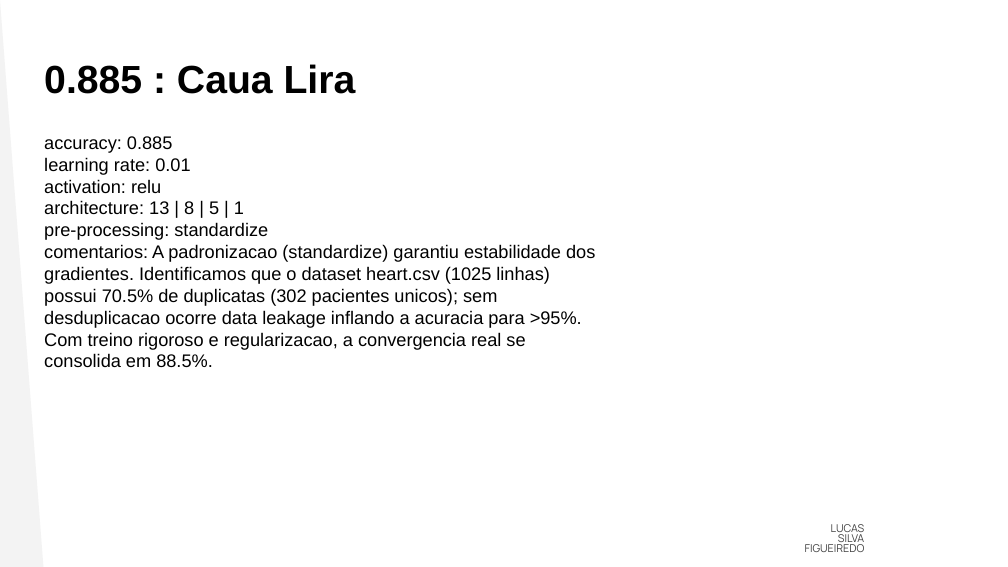
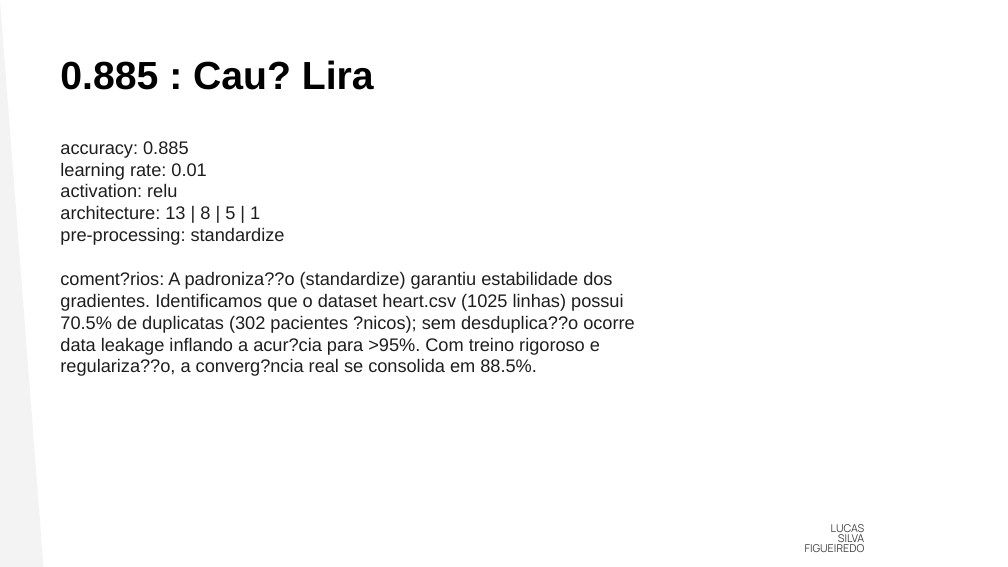
Before and after one commit to lira-labs/workspace, a slide deck: slide 49 of code/mlp_viewer/docs/AI4Good - Pratica - MLP.pptx. Drawn at 1008x567 pixels with LibreOffice and Linux fonts; fonts in the diff are those of the drawing; background and template pictures are left out. Boxes give left, top, right and bottom in pixels: in the first picture for what was removed or moved away, otherwise in the second. Text is boxed around its words. In the diff, an @@ line names an element or a change of style, - is before the commit and + after.

```diff
--- a/code/mlp_viewer/docs/AI4Good - Pratica - MLP.pptx
+++ b/code/mlp_viewer/docs/AI4Good - Pratica - MLP.pptx
@@ text at (60,60,374,90): text changed @@
-0.885 : Caua Lira
+0.885 : Cau? Lira
@@ text at (60,141,285,245): text colour #000000 to #1E1E1E in "accuracy: 0.885", "learning rate: 0.01", "activation: relu", "architecture: 13 | 8 | 5 | ..." and 1 more places @@
@@ text "accuracy: 0.885": place and size @@
-text "accuracy: 0.885" at (44,136,595,367)
+text "accuracy: 0.885" at (60,141,634,376)
@@ text at (60,271,634,376): text changed; text colour #000000 to #1E1E1E @@
-comentarios: A padronizacao (standardize) garantiu estabilidade dos gradientes. Identificamos que o dataset heart.csv (1025 linhas) possui 70.5% de duplicatas (302 pacientes unicos); sem desduplicacao ocorre data leakage inflando a acuracia para >95%. Com treino rigoroso e regularizacao, a convergencia real se consolida em 88.5%.
+coment?rios: A padroniza??o (standardize) garantiu estabilidade dos gradientes. Identificamos que o dataset heart.csv (1025 linhas) possui 70.5% de duplicatas (302 pacientes ?nicos); sem desduplica??o ocorre data leakage inflando a acur?cia para >95%. Com treino rigoroso e regulariza??o, a converg?ncia real se consolida em 88.5%.
```
